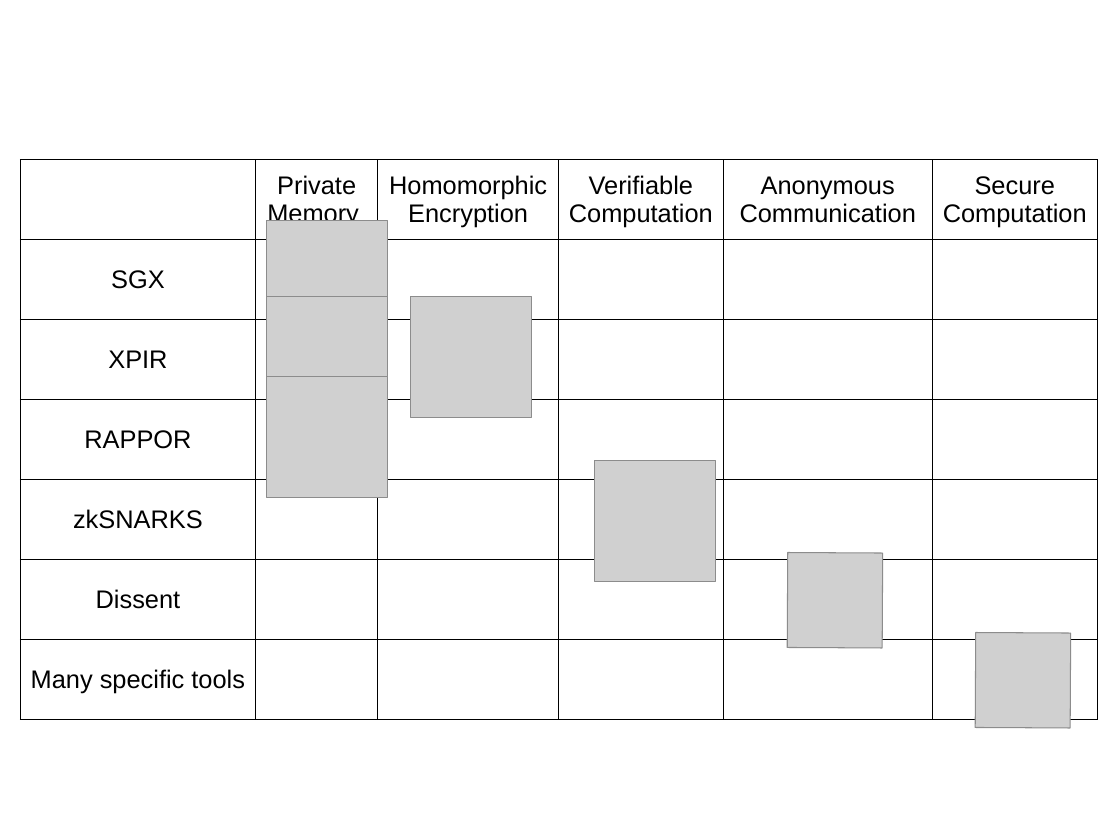
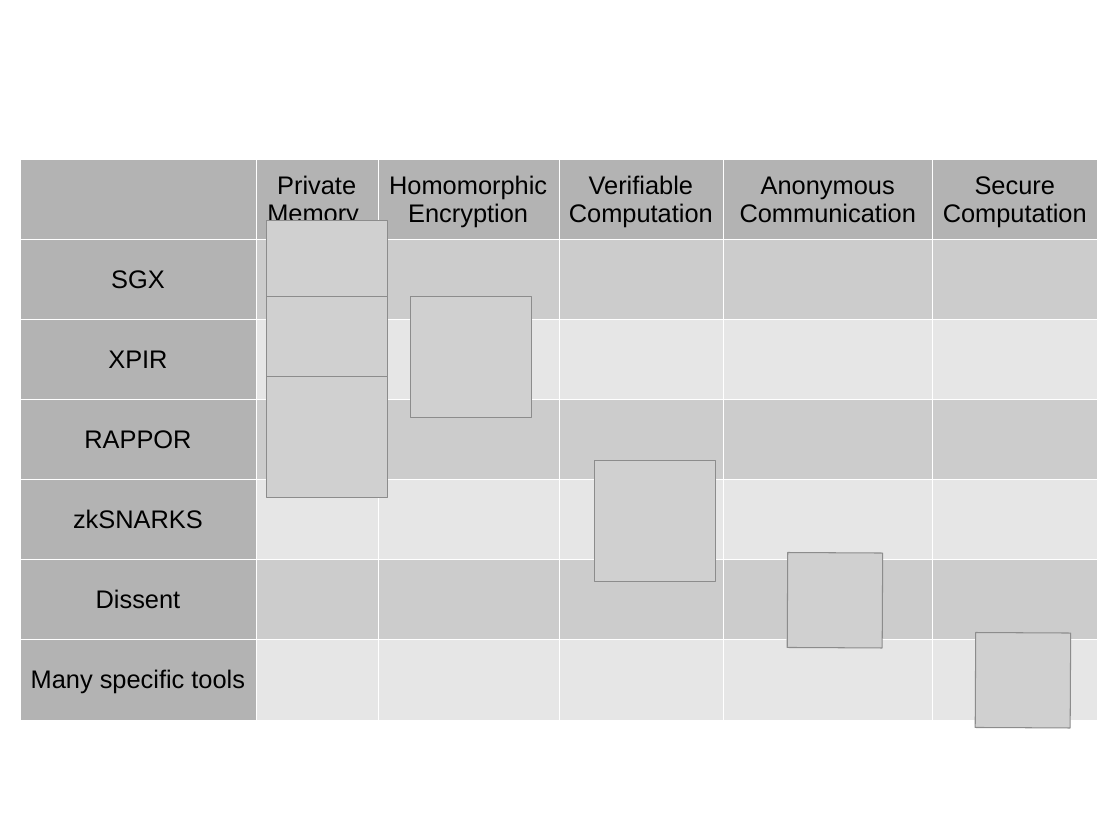
Before and after one commit to IanMartiny/prelim, a slide deck: slide 11 of slides/prelim.odp. Drawn at 1120x840 pixels with LibreOffice and Linux fonts; fonts in the diff are those of the drawing; grey boxes stand for pictures. Boxes give left, top, right and bottom in pixels: in the first picture for what was removed or moved away, otherwise in the second. Text is boxed around its words. In the diff, an @@ line names an element or a change of style, - is before the commit and + after.

```diff
--- a/slides/prelim.odp
+++ b/slides/prelim.odp
@@ table at box(20, 160, 1098, 720) @@
@@ fill none to #B3B3B3 in 11 cells @@
@@ borders changed @@
```
